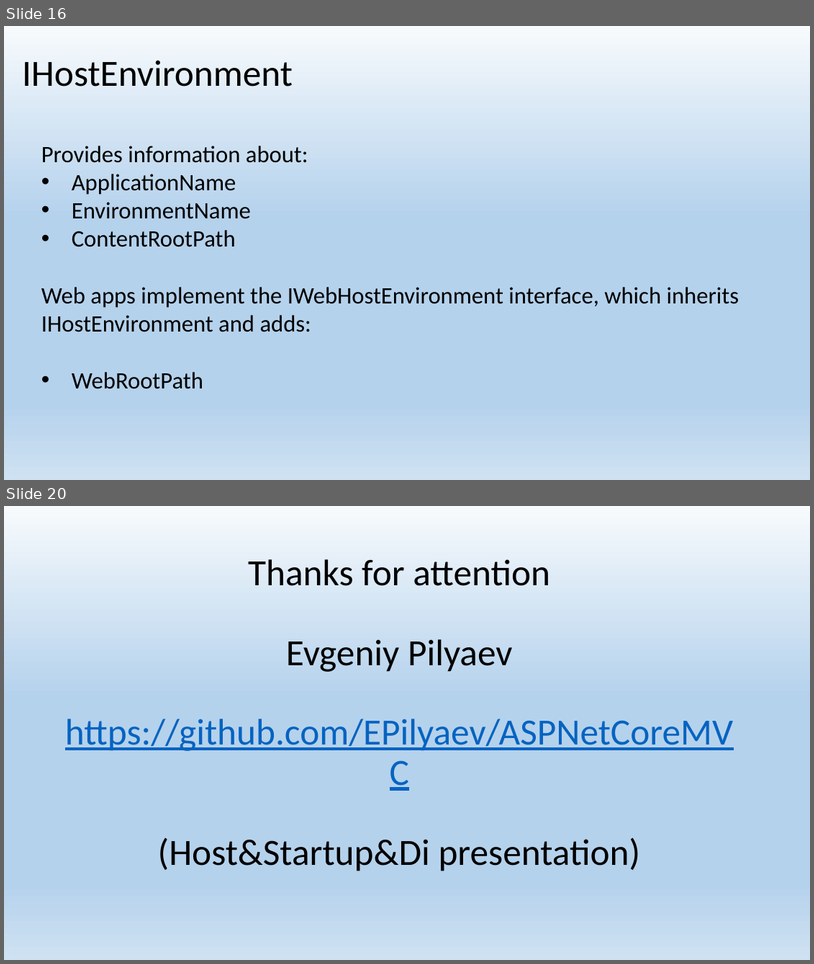
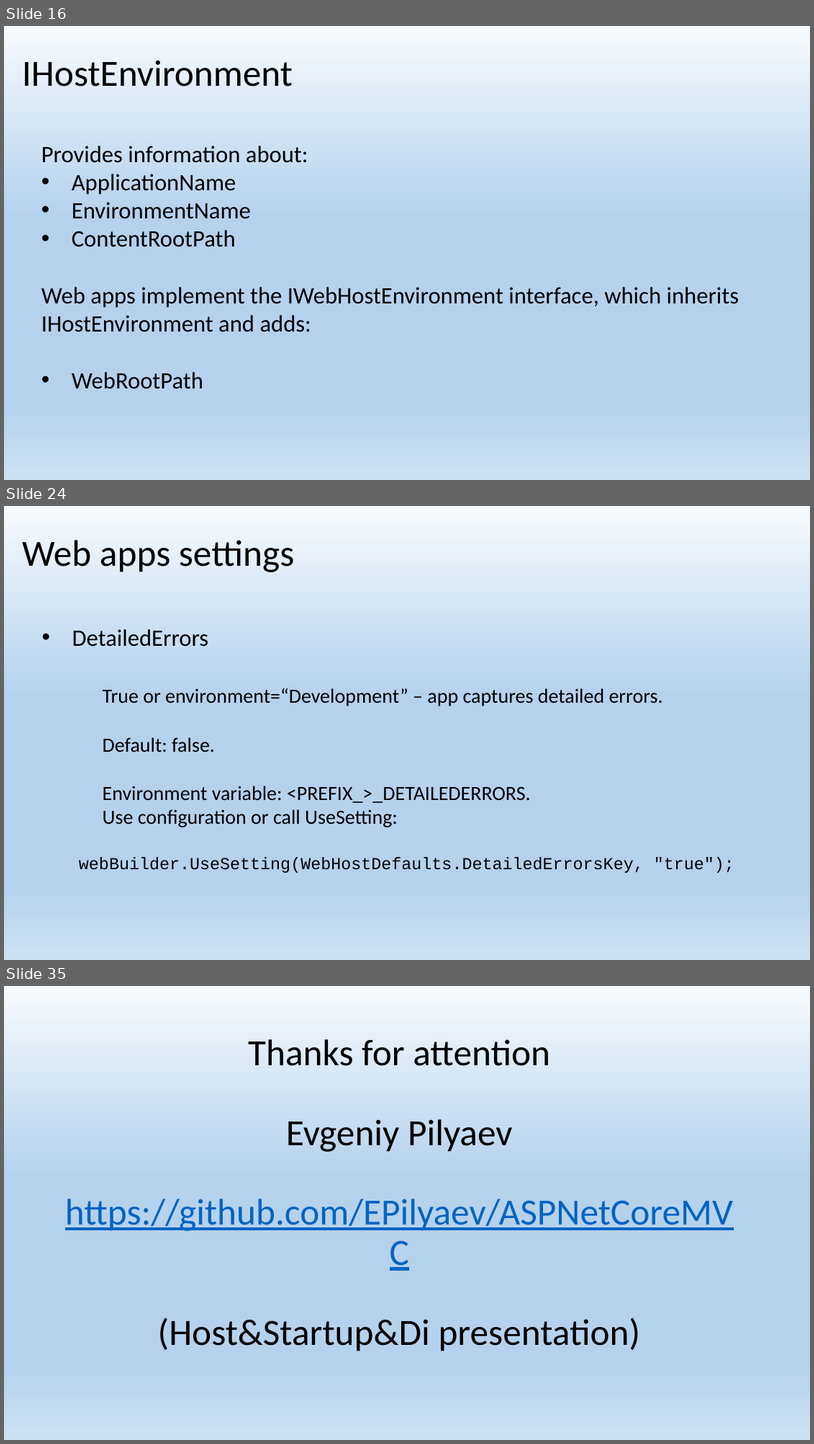
Before and after one commit to EPilyaev/ASPNetCoreMVC, a slide deck: Host&Startup&Di.pptx. Shown one above the other, each under a label of ours: slides 16 and 20 before the commit, slides 16, 24 and 35 after it; the slides between them are not shown. The pictures are 814x964 and 814x1444 pixels, drawn with LibreOffice and Linux fonts; fonts in the diff are those of the drawing. Boxes give left, top, right and bottom in pixels: in the first picture for what was removed or moved away, otherwise in the second. Text is boxed around its words. In the diff, an @@ line names an element or a change of style, - is before the commit and + after.

Commit message:
Add Host configuration - Web app settings slides

```diff
--- a/Host&Startup&Di.pptx
+++ b/Host&Startup&Di.pptx
@@ slide 24 added at box(4, 506, 810, 960), background gradient #F7FAFD to #B5D2EC to #CEE1F2 @@
@@ title added at box(22, 540, 294, 572), 44 pt, text #000000 @@
+Web apps settings
@@ text added at box(72, 629, 735, 872), 24 pt, text #000000 @@
+• DetailedErrors
+True or environment=“Development” – app captures detailed errors.
+Default: false.
+Environment variable: <PREFIX_>_DETAILEDERRORS.
+Use configuration or call UseSetting:
+webBuilder.UseSetting(WebHostDefaults.DetailedErrorsKey, "true");
@@ what was slide 20 is now slide 35 @@
```
Also in this commit, not shown: 2 slides changed, 15 other slides added, 1 slide removed, 1 other file.
